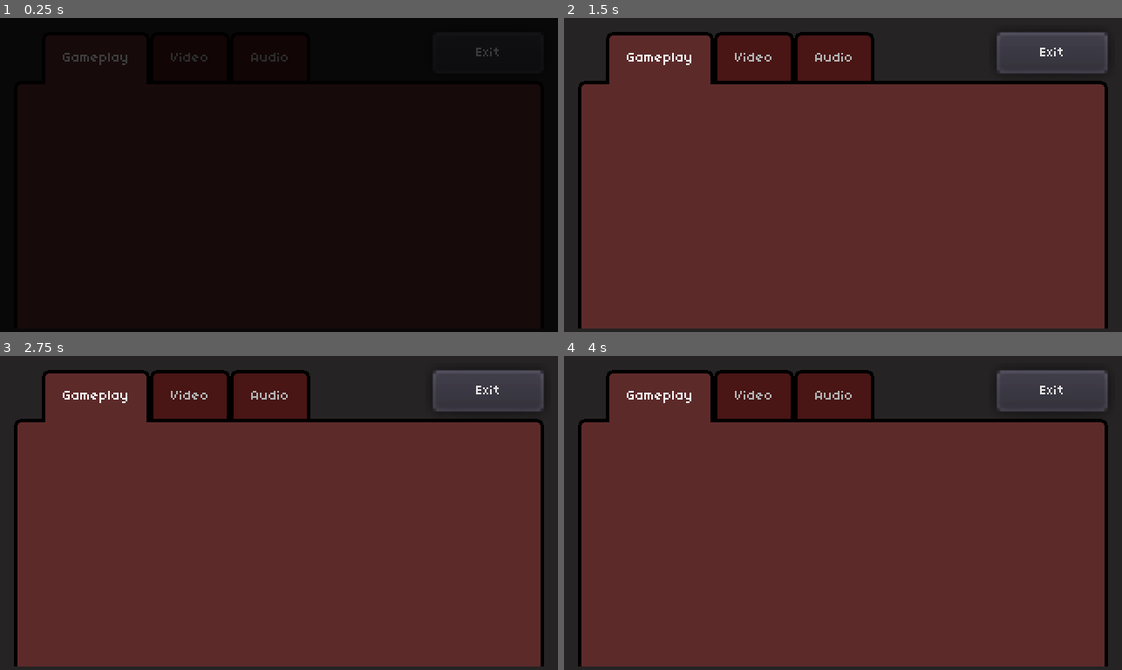
Above: before the commit, frames 1-4 (two rows, left to right).
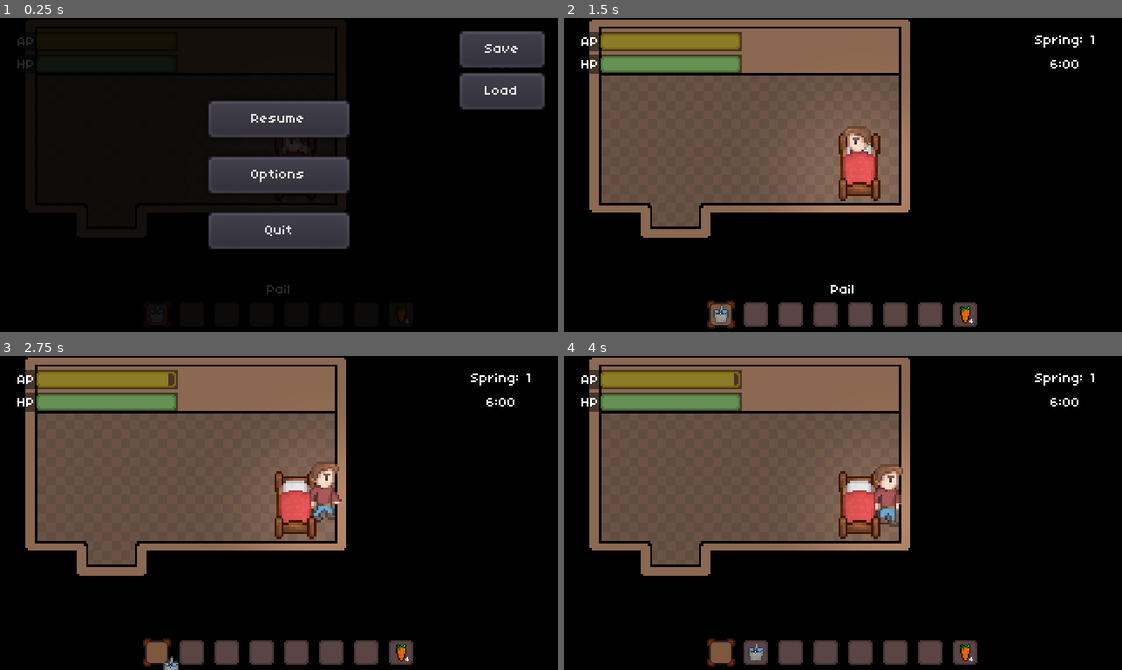
Above: after the commit, the same moments.

Repository: coolmoonstudios/Project-R
Game: Godot game, scene res://SceneManager.tscn
The game is run twice, just before and just after one commit, with the same random seed, the same clock (stepped at 60 frames per second) and the same inputs.
Inputs (mouse positions are in pixels of both pictures, inside the frame that each line leads up to):
- Up to frame 1 (0.25 s): no input
- Up to frame 2 (1.5 s): click (843, 175) at 0.5 s, where only the run after the commit has a clickable "Options"; click (843, 118) at 1.25 s, where only the run after the commit has a clickable "Resume"
- Up to frame 3 (2.75 s): tap Enter at 2 s; move the mouse to (156, 651) at 2.02 s; hold D (move_right) from 2.03 s (still down); hold Shift (run) from 2.03 s (still down); click (156, 651) at 2.17 s
- Up to frame 4 (4 s): move the mouse to (753, 651) at 2.77 s; release D (move_right) at 2.78 s; release Shift (run) at 2.78 s; hold S (move_down) 2.78-3.53 s; tap E (interact) at 2.85 s; click (753, 651) at 2.92 s; tap Shift (run) at 3.05 s; move the mouse to (792, 651) at 3.52 s; hold D (move_right) from 3.53 s (still down); hold Shift (run) from 3.53 s (still down); tap Q (pickup_rabbit) at 3.6 s; click (792, 651) at 3.67 s

The runs differ from the first frame. In frame 1, 13% of the frame differs, in the area x 3-98%, y 4-98%; in frame 2, 98%, in the area x 0-100%, y 0-100%; in frame 3, 97%; in frame 4, 97%.

Commit message:
Player animation basics

Diff:
--- a/Resources/HUD/OptionsMenu.tscn
+++ b/Resources/HUD/OptionsMenu.tscn
@@ -1,12 +1,11 @@
-[gd_scene load_steps=3 format=2]
+[gd_scene load_steps=2 format=2]
 
-[ext_resource path="res://Resources/HUD/OptionsMenu.gd" type="Script" id=2]
 [ext_resource path="res://projecrthemev1.tres" type="Theme" id=3]
 
 [node name="OptionsMenu" type="CanvasLayer"]
-script = ExtResource( 2 )
 
 [node name="Options" type="Node2D" parent="."]
+visible = false
 
 [node name="ColorRect" type="ColorRect" parent="Options"]
 margin_right = 320.0
@@ -26,25 +25,22 @@
 "_edit_use_anchors_": false
 }
 
-[node name="TabContainer" type="TabContainer" parent="."]
+[node name="TabContainer" type="TabContainer" parent="Options"]
 margin_left = 8.0
 margin_top = 8.0
 margin_right = 312.0
 margin_bottom = 176.0
 theme = ExtResource( 3 )
 tab_align = 0
-__meta__ = {
-"_edit_use_anchors_": false
-}
 
-[node name="Gameplay" type="Control" parent="TabContainer"]
+[node name="Gameplay" type="Control" parent="Options/TabContainer"]
 anchor_right = 1.0
 anchor_bottom = 1.0
 margin_left = 12.0
 margin_top = 30.0
 margin_right = -12.0
 
-[node name="Video" type="Control" parent="TabContainer"]
+[node name="Video" type="Control" parent="Options/TabContainer"]
 visible = false
 anchor_right = 1.0
 anchor_bottom = 1.0
@@ -53,7 +49,7 @@
 margin_right = -8.0
 margin_bottom = -8.0
 
-[node name="Audio" type="Control" parent="TabContainer"]
+[node name="Audio" type="Control" parent="Options/TabContainer"]
 visible = false
 anchor_right = 1.0
 anchor_bottom = 1.0
--- a/Resources/HUD/PauseMenu.tscn
+++ b/Resources/HUD/PauseMenu.tscn
@@ -1,76 +1,99 @@
-[gd_scene load_steps=2 format=2]
+[gd_scene load_steps=3 format=2]
 
 [ext_resource path="res://Resources/HUD/PauseMenu.gd" type="Script" id=1]
+[ext_resource path="res://projecrthemev1.tres" type="Theme" id=2]
 
 [node name="PauseMenu" type="CanvasLayer"]
+pause_mode = 2
+follow_viewport_enable = true
 script = ExtResource( 1 )
 
-[node name="Pause" type="Node2D" parent="."]
+[node name="Pause" type="Control" parent="."]
 pause_mode = 2
-visible = false
+anchor_right = 1.0
+anchor_bottom = 1.0
 
 [node name="ColorRect" type="ColorRect" parent="Pause"]
-margin_right = 320.0
-margin_bottom = 180.0
+anchor_right = 1.0
+anchor_bottom = 1.0
 color = Color( 0, 0, 0, 0.392157 )
 __meta__ = {
-"_edit_use_anchors_": false
+"_edit_use_anchors_": true
 }
 
 [node name="Resume" type="Button" parent="Pause"]
-margin_left = 120.0
-margin_top = 48.0
-margin_right = 200.0
-margin_bottom = 68.0
+anchor_left = 0.5
+anchor_top = 0.5
+anchor_right = 0.5
+anchor_bottom = 0.5
+margin_left = -40.0
+margin_top = -42.0
+margin_right = 40.0
+margin_bottom = -22.0
+theme = ExtResource( 2 )
 text = "Resume"
 __meta__ = {
-"_edit_use_anchors_": false
+"_edit_use_anchors_": true
 }
 
 [node name="Options" type="Button" parent="Pause"]
-margin_left = 120.0
-margin_top = 80.0
-margin_right = 200.0
-margin_bottom = 100.0
+anchor_left = 0.5
+anchor_top = 0.5
+anchor_right = 0.5
+anchor_bottom = 0.5
+margin_left = -40.0
+margin_top = -10.0
+margin_right = 40.0
+margin_bottom = 10.0
 rect_pivot_offset = Vector2( 24, 8 )
+theme = ExtResource( 2 )
 text = "Options"
 __meta__ = {
-"_edit_use_anchors_": false
+"_edit_use_anchors_": true
 }
 
 [node name="Quit" type="Button" parent="Pause"]
-margin_left = 120.0
-margin_top = 112.0
-margin_right = 200.0
-margin_bottom = 132.0
+anchor_left = 0.5
+anchor_top = 0.5
+anchor_right = 0.5
+anchor_bottom = 0.5
+margin_left = -40.0
+margin_top = 22.0
+margin_right = 40.0
+margin_bottom = 42.0
+theme = ExtResource( 2 )
 text = "Quit"
 __meta__ = {
-"_edit_use_anchors_": false
+"_edit_use_anchors_": true
 }
 
-[node name="Data" type="Node2D" parent="Pause"]
+[node name="Data" type="Control" parent="Pause"]
+anchor_left = 1.0
+anchor_right = 1.0
+margin_left = -32.0
+margin_top = 24.0
+margin_right = -32.0
+margin_bottom = 24.0
 
 [node name="Save" type="Button" parent="Pause/Data"]
-margin_left = 256.0
-margin_top = 16.0
-margin_right = 304.0
-margin_bottom = 36.0
+anchor_left = 1.0
+anchor_right = 1.0
+margin_left = -24.0
+margin_top = -16.0
+margin_right = 24.0
+margin_bottom = 4.0
 rect_pivot_offset = Vector2( 24, 8 )
 text = "Save"
-__meta__ = {
-"_edit_use_anchors_": false
-}
 
 [node name="Load" type="Button" parent="Pause/Data"]
-margin_left = 256.0
-margin_top = 40.0
-margin_right = 304.0
-margin_bottom = 60.0
+anchor_left = 1.0
+anchor_right = 1.0
+margin_left = -24.0
+margin_top = 8.0
+margin_right = 24.0
+margin_bottom = 28.0
 rect_pivot_offset = Vector2( 24, 8 )
 text = "Load"
-__meta__ = {
-"_edit_use_anchors_": false
-}
 
 [connection signal="pressed" from="Pause/Resume" to="." method="_on_Resume_pressed"]
 [connection signal="pressed" from="Pause/Quit" to="." method="_on_Quit_pressed"]
--- a/Resources/Player/Player.gd
+++ b/Resources/Player/Player.gd
@@ -1,6 +1,8 @@
 extends KinematicBody2D
 
 onready var camera = get_tree().get_root().get_node("/root/SceneManager/Camera2D/")
+onready var anim_tree = $AnimationTree
+onready var anim_state = anim_tree.get("parameters/playback")
 
 const ACCELERATION = 300
 const FRICTION = 800
@@ -25,18 +27,22 @@
 	input_vector = input_vector.normalized()
 
 	if input_vector != Vector2.ZERO:
-		if Input.is_action_pressed("run") and PlayerData.energy > 0:
-			PlayerData.energy -= 1
+		anim_tree.set("parameters/Walk/blend_position", input_vector)
+		anim_tree.set("parameters/Idle/blend_position", input_vector)
+		anim_state.travel("Walk")
+		if Input.is_action_pressed("run") and PlayerData.action > 0:
+			PlayerData.action -= 1
 			max_speed = RUN_SPEED
 		else:
 			max_speed = MAX_SPEED
 
 		velocity = velocity.move_toward(input_vector * max_speed, ACCELERATION * delta)
 	else:
+		anim_state.travel("Idle")
 		velocity = velocity.move_toward(Vector2.ZERO, FRICTION * delta)
 
-	if PlayerData.energy < 100 and !Input.is_action_pressed("run"):
-		PlayerData.energy += 1
+	if PlayerData.action < 1000 and !Input.is_action_pressed("run"):
+		PlayerData.action += 1
 
 	if holding == true and held_rabbit != null:
 		held_rabbit.position = position + Vector2(0, -8)
--- a/Resources/Player/Player.tscn
+++ b/Resources/Player/Player.tscn
@@ -1,8 +1,8 @@
-[gd_scene load_steps=7 format=2]
-
-[ext_resource path="res://Textures/Player/player_simple.png" type="Texture" id=1]
+[gd_scene load_steps=34 format=2]
+
 [ext_resource path="res://Resources/Player/Player.gd" type="Script" id=2]
 [ext_resource path="res://Resources/Player/light.png" type="Texture" id=3]
+[ext_resource path="res://Textures/Player/player_complex.png" type="Texture" id=4]
 
 [sub_resource type="CircleShape2D" id=3]
 
@@ -11,6 +11,443 @@
 
 [sub_resource type="RectangleShape2D" id=1]
 extents = Vector2( 5, 3 )
+
+[sub_resource type="Animation" id=25]
+resource_name = "C_Idle_Down"
+length = 0.4
+loop = true
+tracks/0/type = "value"
+tracks/0/path = NodePath("../ComplexSprite:frame")
+tracks/0/interp = 1
+tracks/0/loop_wrap = true
+tracks/0/imported = false
+tracks/0/enabled = true
+tracks/0/keys = {
+"times": PoolRealArray( 0, 0.2 ),
+"transitions": PoolRealArray( 1, 1 ),
+"update": 1,
+"values": [ 15, 20 ]
+}
+
+[sub_resource type="Animation" id=27]
+resource_name = "C_Idle_Left"
+length = 0.4
+loop = true
+tracks/0/type = "value"
+tracks/0/path = NodePath("../ComplexSprite:frame")
+tracks/0/interp = 1
+tracks/0/loop_wrap = true
+tracks/0/imported = false
+tracks/0/enabled = true
+tracks/0/keys = {
+"times": PoolRealArray( 0, 0.2 ),
+"transitions": PoolRealArray( 1, 1 ),
+"update": 1,
+"values": [ 17, 22 ]
+}
+tracks/1/type = "value"
+tracks/1/path = NodePath("../ComplexSprite:flip_h")
+tracks/1/interp = 1
+tracks/1/loop_wrap = true
+tracks/1/imported = false
+tracks/1/enabled = true
+tracks/1/keys = {
+"times": PoolRealArray( 0 ),
+"transitions": PoolRealArray( 1 ),
+"update": 1,
+"values": [ true ]
+}
+
+[sub_resource type="Animation" id=28]
+resource_name = "C_Idle_Right"
+length = 0.4
+loop = true
+tracks/0/type = "value"
+tracks/0/path = NodePath("../ComplexSprite:frame")
+tracks/0/interp = 1
+tracks/0/loop_wrap = true
+tracks/0/imported = false
+tracks/0/enabled = true
+tracks/0/keys = {
+"times": PoolRealArray( 0, 0.2 ),
+"transitions": PoolRealArray( 1, 1 ),
+"update": 1,
+"values": [ 17, 22 ]
+}
+tracks/1/type = "value"
+tracks/1/path = NodePath("../ComplexSprite:flip_h")
+tracks/1/interp = 1
+tracks/1/loop_wrap = true
+tracks/1/imported = false
+tracks/1/enabled = true
+tracks/1/keys = {
+"times": PoolRealArray( 0 ),
+"transitions": PoolRealArray( 1 ),
+"update": 1,
+"values": [ false ]
+}
+
+[sub_resource type="Animation" id=26]
+resource_name = "C_Idle_Up"
+length = 0.4
+loop = true
+tracks/0/type = "value"
+tracks/0/path = NodePath("../ComplexSprite:frame")
+tracks/0/interp = 1
+tracks/0/loop_wrap = true
+tracks/0/imported = false
+tracks/0/enabled = true
+tracks/0/keys = {
+"times": PoolRealArray( 0, 0.2 ),
+"transitions": PoolRealArray( 1, 1 ),
+"update": 1,
+"values": [ 16, 21 ]
+}
+
+[sub_resource type="Animation" id=16]
+resource_name = "C_Walk_Down"
+length = 0.5
+loop = true
+tracks/0/type = "value"
+tracks/0/path = NodePath("../ComplexSprite:frame")
+tracks/0/interp = 1
+tracks/0/loop_wrap = true
+tracks/0/imported = false
+tracks/0/enabled = true
+tracks/0/keys = {
+"times": PoolRealArray( 0, 0.1, 0.2, 0.3, 0.4 ),
+"transitions": PoolRealArray( 1, 1, 1, 1, 1 ),
+"update": 1,
+"values": [ 0, 1, 2, 3, 4 ]
+}
+tracks/1/type = "value"
+tracks/1/path = NodePath("../ComplexSprite:flip_h")
+tracks/1/interp = 1
+tracks/1/loop_wrap = true
+tracks/1/imported = false
+tracks/1/enabled = true
+tracks/1/keys = {
+"times": PoolRealArray( 0 ),
+"transitions": PoolRealArray( 1 ),
+"update": 1,
+"values": [ false ]
+}
+
+[sub_resource type="Animation" id=23]
+resource_name = "C_Walk_Left"
+length = 0.5
+loop = true
+tracks/0/type = "value"
+tracks/0/path = NodePath("../ComplexSprite:frame")
+tracks/0/interp = 1
+tracks/0/loop_wrap = true
+tracks/0/imported = false
+tracks/0/enabled = true
+tracks/0/keys = {
+"times": PoolRealArray( 0, 0.1, 0.2, 0.3, 0.4 ),
+"transitions": PoolRealArray( 1, 1, 1, 1, 1 ),
+"update": 1,
+"values": [ 10, 11, 12, 13, 14 ]
+}
+tracks/1/type = "value"
+tracks/1/path = NodePath("../ComplexSprite:flip_h")
+tracks/1/interp = 1
+tracks/1/loop_wrap = true
+tracks/1/imported = false
+tracks/1/enabled = true
+tracks/1/keys = {
+"times": PoolRealArray( 0 ),
+"transitions": PoolRealArray( 1 ),
+"update": 1,
+"values": [ true ]
+}
+
+[sub_resource type="Animation" id=24]
+resource_name = "C_Walk_Right"
+length = 0.5
+loop = true
+tracks/0/type = "value"
+tracks/0/path = NodePath("../ComplexSprite:frame")
+tracks/0/interp = 1
+tracks/0/loop_wrap = true
+tracks/0/imported = false
+tracks/0/enabled = true
+tracks/0/keys = {
+"times": PoolRealArray( 0, 0.1, 0.2, 0.3, 0.4 ),
+"transitions": PoolRealArray( 1, 1, 1, 1, 1 ),
+"update": 1,
+"values": [ 10, 11, 12, 13, 14 ]
+}
+tracks/1/type = "value"
+tracks/1/path = NodePath("../ComplexSprite:flip_h")
+tracks/1/interp = 1
+tracks/1/loop_wrap = true
+tracks/1/imported = false
+tracks/1/enabled = true
+tracks/1/keys = {
+"times": PoolRealArray( 0 ),
+"transitions": PoolRealArray( 1 ),
+"update": 1,
+"values": [ false ]
+}
+
+[sub_resource type="Animation" id=17]
+resource_name = "C_Walk_Up"
+length = 0.5
+loop = true
+tracks/0/type = "value"
+tracks/0/path = NodePath("../ComplexSprite:frame")
+tracks/0/interp = 1
+tracks/0/loop_wrap = true
+tracks/0/imported = false
+tracks/0/enabled = true
+tracks/0/keys = {
+"times": PoolRealArray( 0, 0.1, 0.2, 0.3, 0.4 ),
+"transitions": PoolRealArray( 1, 1, 1, 1, 1 ),
+"update": 1,
+"values": [ 5, 6, 7, 8, 9 ]
+}
+tracks/1/type = "value"
+tracks/1/path = NodePath("../ComplexSprite:flip_h")
+tracks/1/interp = 1
+tracks/1/loop_wrap = true
+tracks/1/imported = false
+tracks/1/enabled = true
+tracks/1/keys = {
+"times": PoolRealArray( 0 ),
+"transitions": PoolRealArray( 1 ),
+"update": 1,
+"values": [ false ]
+}
+
+[sub_resource type="Animation" id=4]
+length = 0.001
+tracks/0/type = "value"
+tracks/0/path = NodePath(".:frame")
+tracks/0/interp = 1
+tracks/0/loop_wrap = true
+tracks/0/imported = false
+tracks/0/enabled = true
+tracks/0/keys = {
+"times": PoolRealArray( 0 ),
+"transitions": PoolRealArray( 1 ),
+"update": 0,
+"values": [ 0 ]
+}
+tracks/1/type = "value"
+tracks/1/path = NodePath(".:flip_h")
+tracks/1/interp = 1
+tracks/1/loop_wrap = true
+tracks/1/imported = false
+tracks/1/enabled = true
+tracks/1/keys = {
+"times": PoolRealArray( 0 ),
+"transitions": PoolRealArray( 1 ),
+"update": 0,
+"values": [ true ]
+}
+tracks/2/type = "value"
+tracks/2/path = NodePath("../ComplexSprite:frame")
+tracks/2/interp = 1
+tracks/2/loop_wrap = true
+tracks/2/imported = false
+tracks/2/enabled = true
+tracks/2/keys = {
+"times": PoolRealArray( 0 ),
+"transitions": PoolRealArray( 1 ),
+"update": 0,
+"values": [ 0 ]
+}
+tracks/3/type = "value"
+tracks/3/path = NodePath("../ComplexSprite:flip_h")
+tracks/3/interp = 1
+tracks/3/loop_wrap = true
+tracks/3/imported = false
+tracks/3/enabled = true
+tracks/3/keys = {
+"times": PoolRealArray( 0 ),
+"transitions": PoolRealArray( 1 ),
+"update": 0,
+"values": [ true ]
+}
+
+[sub_resource type="Animation" id=6]
+resource_name = "Walk_Down"
+length = 0.6
+loop = true
+step = 0.3
+tracks/0/type = "value"
+tracks/0/path = NodePath(".:frame")
+tracks/0/interp = 1
+tracks/0/loop_wrap = true
+tracks/0/imported = false
+tracks/0/enabled = true
+tracks/0/keys = {
+"times": PoolRealArray( 0, 0.3 ),
+"transitions": PoolRealArray( 1, 1 ),
+"update": 1,
+"values": [ 4, 5 ]
+}
+tracks/1/type = "value"
+tracks/1/path = NodePath(".:flip_h")
+tracks/1/interp = 1
+tracks/1/loop_wrap = true
+tracks/1/imported = false
+tracks/1/enabled = true
+tracks/1/keys = {
+"times": PoolRealArray( 0 ),
+"transitions": PoolRealArray( 1 ),
+"update": 1,
+"values": [ false ]
+}
+
+[sub_resource type="Animation" id=5]
+resource_name = "Walk_Left"
+length = 0.6
+loop = true
+step = 0.3
+tracks/0/type = "value"
+tracks/0/path = NodePath(".:frame")
+tracks/0/interp = 1
+tracks/0/loop_wrap = true
+tracks/0/imported = false
+tracks/0/enabled = true
+tracks/0/keys = {
+"times": PoolRealArray( 0, 0.3 ),
+"transitions": PoolRealArray( 1, 1 ),
+"update": 1,
+"values": [ 0, 1 ]
+}
+tracks/1/type = "value"
+tracks/1/path = NodePath(".:flip_h")
+tracks/1/interp = 1
+tracks/1/loop_wrap = true
+tracks/1/imported = false
+tracks/1/enabled = true
+tracks/1/keys = {
+"times": PoolRealArray( 0 ),
+"transitions": PoolRealArray( 1 ),
+"update": 1,
+"values": [ false ]
+}
+
+[sub_resource type="Animation" id=7]
+resource_name = "Walk_Right"
+length = 0.6
+loop = true
+step = 0.3
+tracks/0/type = "value"
+tracks/0/path = NodePath(".:frame")
+tracks/0/interp = 1
+tracks/0/loop_wrap = true
+tracks/0/imported = false
+tracks/0/enabled = true
+tracks/0/keys = {
+"times": PoolRealArray( 0, 0.3 ),
+"transitions": PoolRealArray( 1, 1 ),
+"update": 1,
+"values": [ 0, 1 ]
+}
+tracks/1/type = "value"
+tracks/1/path = NodePath(".:flip_h")
+tracks/1/interp = 1
+tracks/1/loop_wrap = true
+tracks/1/imported = false
+tracks/1/enabled = true
+tracks/1/keys = {
+"times": PoolRealArray( 0 ),
+"transitions": PoolRealArray( 1 ),
+"update": 1,
+"values": [ true ]
+}
+
+[sub_resource type="Animation" id=8]
+resource_name = "Walk_Up"
+length = 0.6
+loop = true
+step = 0.3
+tracks/0/type = "value"
+tracks/0/path = NodePath(".:frame")
+tracks/0/interp = 1
+tracks/0/loop_wrap = true
+tracks/0/imported = false
+tracks/0/enabled = true
+tracks/0/keys = {
+"times": PoolRealArray( 0, 0.3 ),
+"transitions": PoolRealArray( 1, 1 ),
+"update": 1,
+"values": [ 6, 7 ]
+}
+tracks/1/type = "value"
+tracks/1/path = NodePath(".:flip_h")
+tracks/1/interp = 1
+tracks/1/loop_wrap = true
+tracks/1/imported = false
+tracks/1/enabled = true
+tracks/1/keys = {
+"times": PoolRealArray( 0 ),
+"transitions": PoolRealArray( 1 ),
+"update": 1,
+"values": [ false ]
+}
+
+[sub_resource type="AnimationNodeAnimation" id=29]
+animation = "C_Idle_Down"
+
+[sub_resource type="AnimationNodeAnimation" id=30]
+animation = "C_Idle_Up"
+
+[sub_resource type="AnimationNodeAnimation" id=31]
+animation = "C_Idle_Right"
+
+[sub_resource type="AnimationNodeAnimation" id=32]
+animation = "C_Idle_Left"
+
+[sub_resource type="AnimationNodeBlendSpace2D" id=33]
+blend_point_0/node = SubResource( 29 )
+blend_point_0/pos = Vector2( 0, 1 )
+blend_point_1/node = SubResource( 30 )
+blend_point_1/pos = Vector2( 0, -1 )
+blend_point_2/node = SubResource( 31 )
+blend_point_2/pos = Vector2( 1, 0 )
+blend_point_3/node = SubResource( 32 )
+blend_point_3/pos = Vector2( -1, 0 )
+
+[sub_resource type="AnimationNodeAnimation" id=35]
+animation = "C_Walk_Down"
+
+[sub_resource type="AnimationNodeAnimation" id=36]
+animation = "C_Walk_Up"
+
+[sub_resource type="AnimationNodeAnimation" id=37]
+animation = "C_Walk_Left"
+
+[sub_resource type="AnimationNodeAnimation" id=38]
+animation = "C_Walk_Right"
+
+[sub_resource type="AnimationNodeBlendSpace2D" id=34]
+blend_point_0/node = SubResource( 35 )
+blend_point_0/pos = Vector2( 0, 1 )
+blend_point_1/node = SubResource( 36 )
+blend_point_1/pos = Vector2( 0, -1 )
+blend_point_2/node = SubResource( 37 )
+blend_point_2/pos = Vector2( -1, 0 )
+blend_point_3/node = SubResource( 38 )
+blend_point_3/pos = Vector2( 1, 0 )
+
+[sub_resource type="AnimationNodeStateMachineTransition" id=39]
+
+[sub_resource type="AnimationNodeStateMachineTransition" id=40]
+
+[sub_resource type="AnimationNodeStateMachine" id=14]
+states/Idle/node = SubResource( 33 )
+states/Idle/position = Vector2( 411, 120 )
+states/Walk/node = SubResource( 34 )
+states/Walk/position = Vector2( 616, 120 )
+transitions = [ "Idle", "Walk", SubResource( 39 ), "Walk", "Idle", SubResource( 40 ) ]
+start_node = "Idle"
+
+[sub_resource type="AnimationNodeStateMachinePlayback" id=15]
 
 [node name="Player" type="KinematicBody2D"]
 script = ExtResource( 2 )
@@ -31,30 +468,53 @@
 position = Vector2( 0, -1 )
 shape = SubResource( 2 )
 
-[node name="Sprite" type="Sprite" parent="."]
-position = Vector2( 0, -14 )
-texture = ExtResource( 1 )
-hframes = 4
+[node name="ComplexSprite" type="Sprite" parent="."]
+position = Vector2( 0, -10 )
+texture = ExtResource( 4 )
+flip_h = true
+hframes = 5
+vframes = 5
 
 [node name="CollisionShape2D" type="CollisionShape2D" parent="."]
-position = Vector2( 0, -1 )
 shape = SubResource( 1 )
 
 [node name="ItemHolding" type="TextureRect" parent="."]
-margin_left = -4.0
-margin_top = -10.0
-margin_right = 8.0
-margin_bottom = 2.0
+visible = false
+margin_left = -5.0
+margin_top = -29.0
+margin_right = 7.0
+margin_bottom = -17.0
 rect_scale = Vector2( 0.5, 0.5 )
 stretch_mode = 3
-__meta__ = {
-"_edit_use_anchors_": false
-}
 
 [node name="Light2D" type="Light2D" parent="."]
 texture = ExtResource( 3 )
 texture_scale = 0.3
 energy = 0.5
 
+[node name="AnimationPlayer" type="AnimationPlayer" parent="."]
+root_node = NodePath("../ComplexSprite")
+anims/C_Idle_Down = SubResource( 25 )
+anims/C_Idle_Left = SubResource( 27 )
+anims/C_Idle_Right = SubResource( 28 )
+anims/C_Idle_Up = SubResource( 26 )
+anims/C_Walk_Down = SubResource( 16 )
+anims/C_Walk_Left = SubResource( 23 )
+anims/C_Walk_Right = SubResource( 24 )
+anims/C_Walk_Up = SubResource( 17 )
+anims/RESET = SubResource( 4 )
+anims/Walk_Down = SubResource( 6 )
+anims/Walk_Left = SubResource( 5 )
+anims/Walk_Right = SubResource( 7 )
+anims/Walk_Up = SubResource( 8 )
+
+[node name="AnimationTree" type="AnimationTree" parent="."]
+tree_root = SubResource( 14 )
+anim_player = NodePath("../AnimationPlayer")
+active = true
+parameters/playback = SubResource( 15 )
+parameters/Idle/blend_position = Vector2( 0, 0 )
+parameters/Walk/blend_position = Vector2( 0, 0.00178254 )
+
 [connection signal="area_entered" from="FindRabbit" to="." method="_on_FindRabbit_area_entered"]
 [connection signal="area_exited" from="FindRabbit" to="." method="_on_FindRabbit_area_exited"]
--- a/Resources/Player/PlayerData.gd
+++ b/Resources/Player/PlayerData.gd
@@ -1,6 +1,6 @@
 extends Node
 
-onready var cycle = get_node(NodePath("/root/SceneManager/CanvasModulate"))
+onready var cycle = get_node(NodePath("/root/SceneManager/DayNightManager"))
 
 # day/night stuff
 var time = 0
--- a/SceneManager.tscn
+++ b/SceneManager.tscn
@@ -1,12 +1,10 @@
-[gd_scene load_steps=11 format=2]
+[gd_scene load_steps=9 format=2]
 
 [ext_resource path="res://Scenes/HouseInside.tscn" type="PackedScene" id=1]
 [ext_resource path="res://Resources/HUD/UserInterface.tscn" type="PackedScene" id=2]
 [ext_resource path="res://SceneManager.gd" type="Script" id=3]
 [ext_resource path="res://Resources/Generic/DayNightCycle.gd" type="Script" id=4]
 [ext_resource path="res://Resources/HUD/PauseMenu.tscn" type="PackedScene" id=5]
-[ext_resource path="res://Resources/HUD/OptionsMenu.tscn" type="PackedScene" id=6]
-[ext_resource path="res://Resources/HUD/OptionsMenu.gd" type="Script" id=7]
 
 [sub_resource type="Animation" id=1]
 resource_name = "FadeToBlack"
@@ -82,13 +80,6 @@
 [node name="UserInterface" parent="." instance=ExtResource( 2 )]
 follow_viewport_enable = false
 
-[node name="PauseMenu" parent="." instance=ExtResource( 5 )]
-scale = Vector2( 4, 4 )
-transform = Transform2D( 4, 0, 0, 4, 0, 0 )
-
-[node name="OptionsMenu" parent="." instance=ExtResource( 6 )]
-script = ExtResource( 7 )
-
 [node name="ScreenTransition" type="CanvasLayer" parent="."]
 scale = Vector2( 4, 4 )
 transform = Transform2D( 4, 0, 0, 4, 0, 0 )
@@ -109,15 +100,18 @@
 anims/FadeToNormal = SubResource( 2 )
 anims/RESET = SubResource( 3 )
 
-[node name="CanvasModulate" type="CanvasModulate" parent="."]
+[node name="DayNightManager" type="CanvasModulate" parent="."]
 position = Vector2( 4, 5 )
 color = Color( 0.690196, 0.690196, 0.690196, 1 )
 script = ExtResource( 4 )
 
-[node name="Timer" type="Timer" parent="CanvasModulate"]
+[node name="Timer" type="Timer" parent="DayNightManager"]
 wait_time = 10.0
 autostart = true
 
-[node name="Tween" type="Tween" parent="CanvasModulate"]
+[node name="Tween" type="Tween" parent="DayNightManager"]
 
-[connection signal="timeout" from="CanvasModulate/Timer" to="CanvasModulate" method="_on_Timer_timeout"]
+[node name="PauseMenu" parent="." instance=ExtResource( 5 )]
+follow_viewport_enable = false
+
+[connection signal="timeout" from="DayNightManager/Timer" to="DayNightManager" method="_on_Timer_timeout"]
--- a/project.godot
+++ b/project.godot
@@ -11,9 +11,13 @@
 [application]
 
 config/name="Project R"
+config/description="A top down RPG similar to games like Stardew Valley and Harvest Moon based around an animal and exploration."
 run/main_scene="res://SceneManager.tscn"
 config/use_custom_user_dir=true
 config/custom_user_dir_name="/CoolMoon Studios/ProjectR/"
+boot_splash/image="res://Textures/HUD/splash.png"
+boot_splash/use_filter=false
+boot_splash/bg_color=Color( 0.227451, 0.227451, 0.227451, 1 )
 config/icon="res://icon.png"
 
 [autoload]
Binary file added: Textures/HUD/splash.png
Not shown, added: Textures/HUD/splash.png.import
Binary file added: Textures/Player/player_complex.png
Not shown, added: Textures/Player/player_complex.png.import
Binary file changed: Textures/Player/player_simple.png
